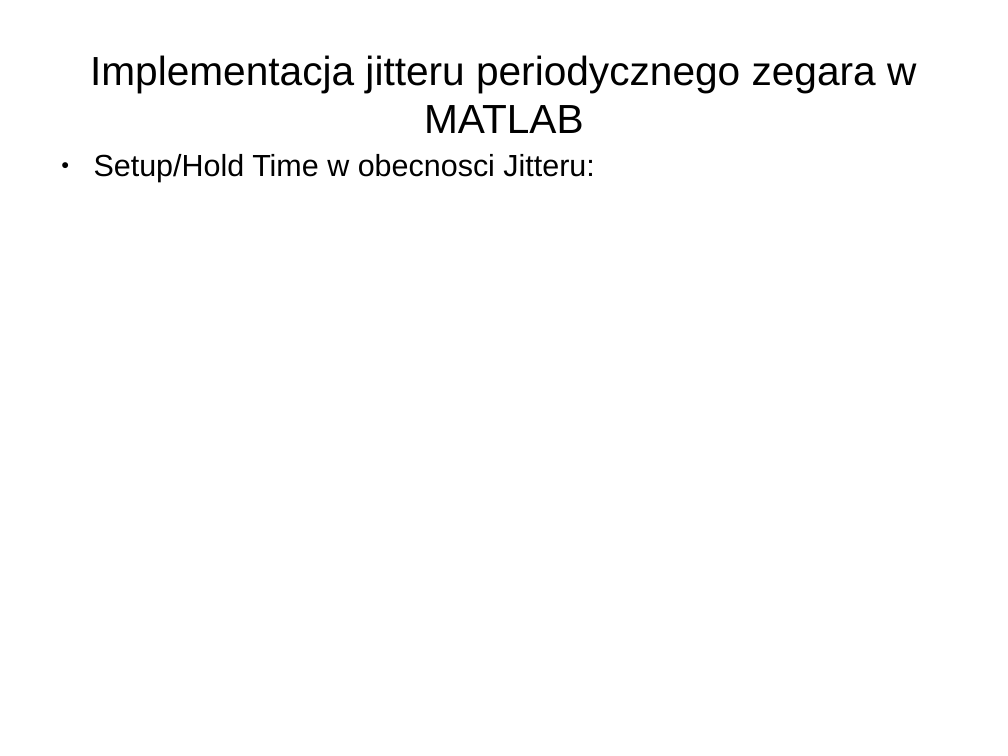
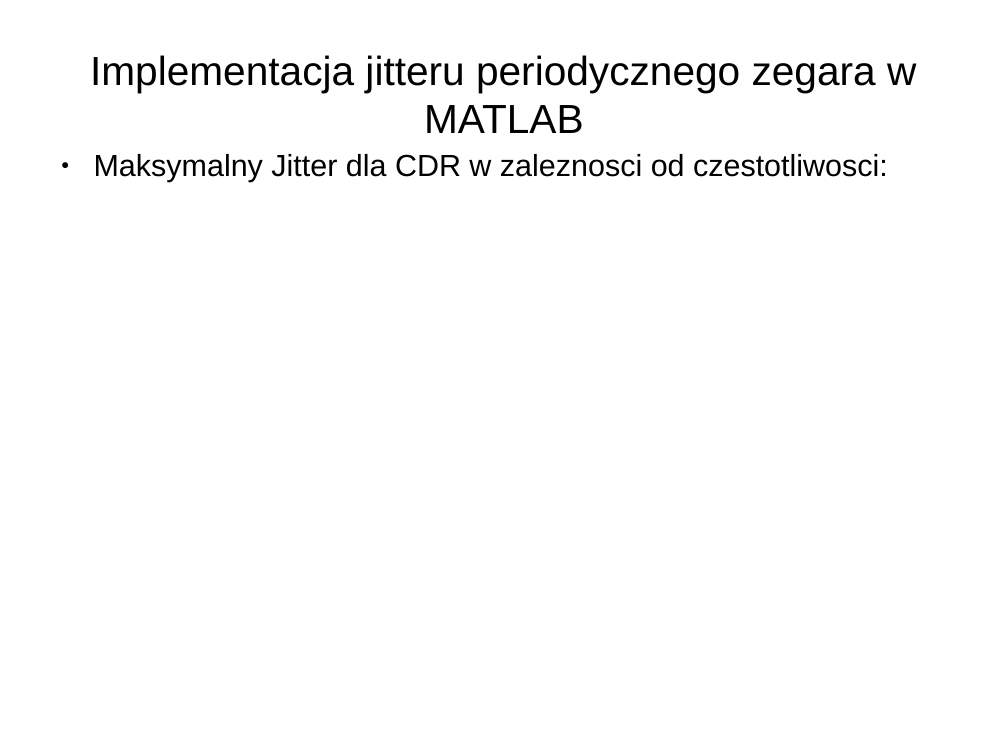
Before and after one commit to joannabp/ProjektSynopsys, a slide deck: slide 11 of Untitled 2.odp. Drawn at 1008x756 pixels with LibreOffice and Linux fonts; fonts in the diff are those of the drawing. Boxes give left, top, right and bottom in pixels: in the first picture for what was removed or moved away, otherwise in the second. Text is boxed around its words. In the diff, an @@ line names an element or a change of style, - is before the commit and + after.

```diff
--- a/Untitled 2.odp
+++ b/Untitled 2.odp
@@ text at bbox=[94, 154, 888, 182]: text changed @@
-● Setup/Hold Time w obecnosci Jitteru:
+● Maksymalny Jitter dla CDR w zaleznosci od czestotliwosci:
```
Also in this commit, not shown: 2 other slides changed, 1 slide removed, 1 other file.
